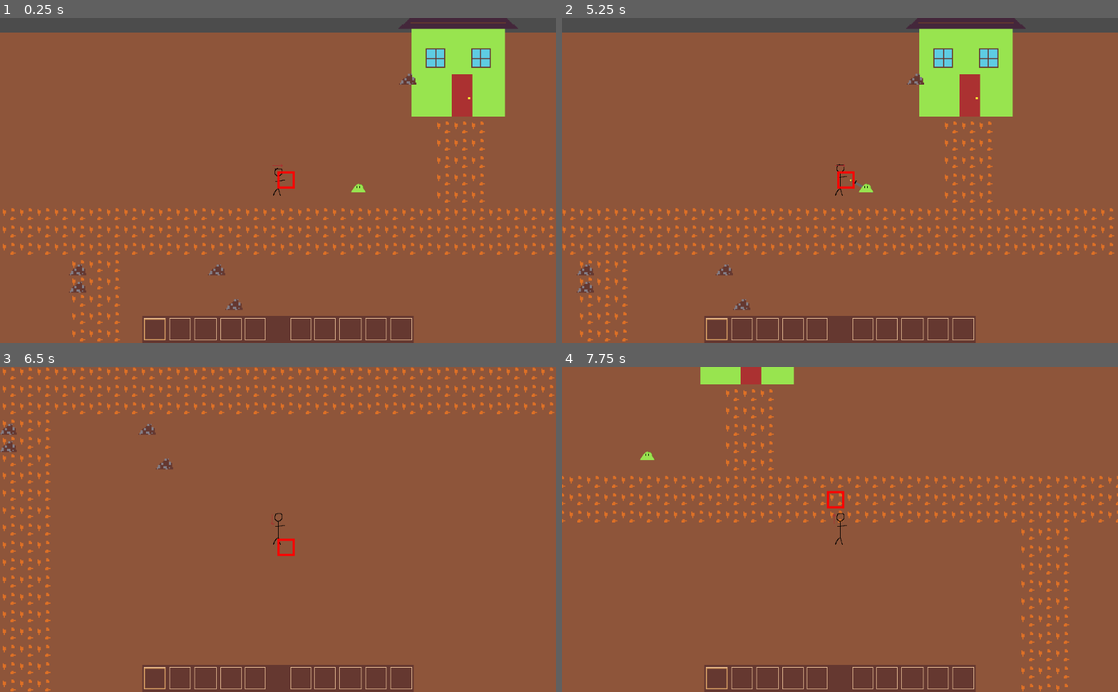
Above: before the commit, frames 1-4 (two rows, left to right).
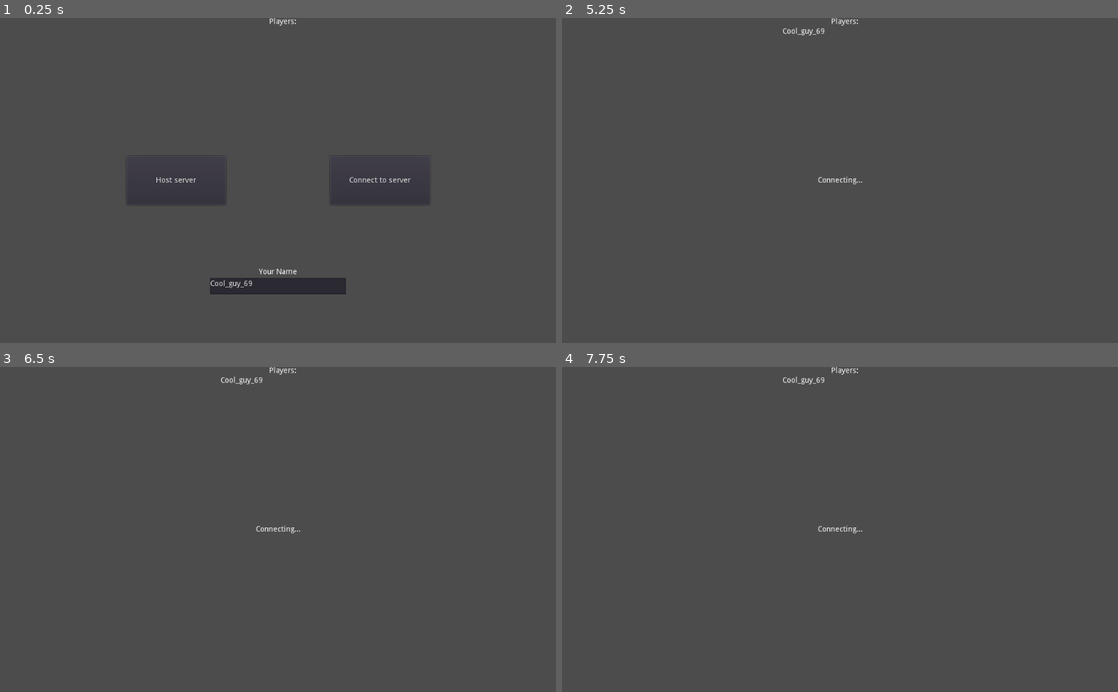
Above: after the commit, the same moments.

Repository: ToxicGLaDOS/cavetown
Game: Godot game, scene res://server_selection.tscn
Two runs of this game, one before a commit and one after it. Both use one fixed random seed, a clock stepped at 60 frames per second and the inputs below. Before the commit the project starts from res://main.tscn.
Inputs (mouse positions are in pixels of both pictures, inside the frame that each line leads up to):
- Up to frame 1 (0.25 s): no input
- Up to frame 2 (5.25 s): click (739, 180) at 0.5 s, where only the run after the commit has a clickable "Host server"; click (906, 193) at 1.25 s, where only the run after the commit has a clickable "Start"; click (906, 193) at 2 s, where only the run after the commit has a clickable "Start"; click (773, 193) at 2.75 s, where only the run after the commit has a clickable "Back"; click (940, 180) at 3.5 s, where only the run after the commit has a clickable "Connect to server"; click (884, 239) at 4.25 s, where only the run after the commit has a clickable "Connect"; tap Enter at 5 s; hold D from 5.03 s (still down); tap E at 5.1 s
- Up to frame 3 (6.5 s): tap Space at 5.27, 5.75, 6.02 s; release D at 5.78 s; hold S from 5.78 s (still down); tap E at 5.85 s
- Up to frame 4 (7.75 s): release S at 6.53 s; hold D 6.53-7.28 s; tap E at 6.6, 7.35 s; hold W from 7.28 s (still down); tap Space at 7.52 s

The runs differ from the first frame. In frame 1, 96% of the frame differs, in the area x 0-100%, y 0-100%; in frame 2, 96%; in frame 3, 100%; in frame 4, 100%.

Commit message:
Get HTML5 multiplayer working, native does not

Diff:
--- a/main.tscn
+++ b/main.tscn
@@ -11,7 +11,6 @@
 [ext_resource path="res://gui/inventory.gd" type="Script" id=9]
 [ext_resource path="res://images/iron_chunk.png" type="Texture" id=10]
 [ext_resource path="res://gui/inventory_icon.tscn" type="PackedScene" id=11]
-[ext_resource path="res://networking_manager.gd" type="Script" id=12]
 
 [sub_resource type="ArrayMesh" id=13]
 
@@ -21,8 +20,7 @@
 [sub_resource type="CurveTexture" id=14]
 curve = SubResource( 12 )
 
-[node name="Node" type="Node"]
-script = ExtResource( 12 )
+[node name="World" type="Node"]
 
 [node name="Ground" parent="." instance=ExtResource( 2 )]
 
@@ -32,12 +30,9 @@
 
 [node name="Player" parent="." instance=ExtResource( 1 )]
 position = Vector2( 336.604, 120.412 )
-scale = Vector2( 0.5, 0.5 )
+collision_layer = 2
 tilemap_path = NodePath("../Ore")
 inventory_path = NodePath("../CanvasLayer/Inventory")
-
-[node name="AnimatedSprite" parent="Player" index="1"]
-frame = 1
 
 [node name="Ore" parent="." instance=ExtResource( 4 )]
 
--- a/networking_manager.gd
+++ b/networking_manager.gd
@@ -3,11 +3,14 @@
 export(NodePath) var players_list_path
 export(NodePath) var server_ui_path
 export(NodePath) var connecting_root_path
-
+export(PackedScene) var main_scene
+export(PackedScene) var player_scene
 
 var players_list: Label
 var server_ui: Node
 var connecting_root: Control
+var server: WebSocketServer
+var peer: NetworkedMultiplayerENet
 
 func _ready():
     get_tree().connect("network_peer_connected", self, "_player_connected")
@@ -21,9 +24,11 @@
 
 # Player info, associate ID to data
 var player_info = {}
+var players_done = []
 
 # Called on both clients and server when a peer connects. Send my info to it.
 func _player_connected(id):
+    print(get_tree().network_peer)
     rpc_id(id, "register_player", get_info())
     print("Player connected! %d" % id)
 
@@ -35,7 +40,7 @@
     print("Connected")
     connecting_root.visible = false
     # Register ourselves
-    register_player(get_info())
+    #register_player(get_info())
 
 # Server kicked us; show error and abort.
 func _server_disconnected():
@@ -48,6 +53,16 @@
 func clear_peers_list():
     players_list.text = ""
 
+func _start_game():
+    server = server_ui.server
+    peer = server_ui.peer
+    # Stop accepting new connections
+    get_tree().set_refuse_new_network_connections(true)
+    rpc("pre_configure_game")
+
+func add_self_to_players():
+    players_list.text += server_ui.get_name() + "\n"
+
 remote func register_player(info):
     print("Registered")
     # Get the id of the RPC sender.
@@ -55,6 +70,63 @@
     # Store the info
     player_info[id] = info
     players_list.text += info.name + "\n"
+    print("player_info", player_info)
+
+remotesync func pre_configure_game():
+    print("start pre_configure_game")
+    get_tree().set_pause(true)
+
+    var selfPeerID = get_tree().get_network_unique_id()
+    print(selfPeerID)
+
+    # Load world
+    var world = main_scene.instance()
+    var root = get_node("/root")
+    root.add_child(world)
+
+    # Load my player
+    var my_player = world.get_node("Player")
+    my_player.set_name(str(selfPeerID))
+    my_player.set_network_master(selfPeerID) # Will be explained later
+
+    # Load other players
+    for p in player_info:
+        var player = player_scene.instance()
+        player.set_name(str(p))
+        player.set_network_master(p) # Will be explained later
+        get_node("/root/World").add_child(player)
+
+    my_player.get_node("Camera2D").current = true
+    # Only clients should call the done_preconfiguring step
+    if not get_tree().is_network_server():
+        # Tell server (remember, server is always ID=1) that this peer is done pre-configuring.
+        # The server can call get_tree().get_rpc_sender_id() to find out who said they were done.
+        print("done preconfig")
+        rpc_id(1, "done_preconfiguring")
+        print("done postpreconfig")
+
+
+remote func done_preconfiguring():
+    var who = get_tree().get_rpc_sender_id()
+    # Here are some checks you can do, for example
+    assert(get_tree().is_network_server())
+    assert(who in player_info) # Exists
+    assert(not who in players_done) # Was not added yet
+
+    players_done.append(who)
+    print("players_done.size() = ", players_done.size(), ", player_info.size() = ", player_info.size())
+    if players_done.size() == player_info.size():
+        rpc("post_configure_game")
+
+remotesync func post_configure_game():
+    print("Post config")
+    # Only the server is allowed to tell a client to unpause
+    if get_tree().get_rpc_sender_id() == 1:
+        get_tree().set_pause(false)
+        # Game starts now!
+        # Destroy the server lobby ui
+        server_ui.queue_free()
+
 
 # Gets the local players info
 func get_info():
--- a/player/player.gd
+++ b/player/player.gd
@@ -14,10 +14,12 @@
 # The distance away from the character that we're hitting
 var hit_position_distance: float
 
+puppet var puppet_pos = Vector2()
+
 enum Direction {UP, LEFT, DOWN, RIGHT}
 
 func _ready():
-    tilemap = get_node(tilemap_path)
+    tilemap = get_node("/root/World/Ore")
     hit_position = get_node(hit_position_path)
     animated_sprite = get_node(animated_sprite_path)
     hit_position_distance = hit_position.position.length()
@@ -25,18 +27,24 @@
 
 # Called every frame. 'delta' is the elapsed time since the previous frame.
 func _process(delta):
-    if Input.is_key_pressed(KEY_W):
-        move_and_slide(Vector2(0, -1) * speed * delta)
-        rotate_character(Direction.UP)
-    if Input.is_key_pressed(KEY_A):
-        move_and_slide(Vector2(-1, 0) * speed * delta)
-        rotate_character(Direction.LEFT)
-    if Input.is_key_pressed(KEY_S):
-        move_and_slide(Vector2(0, 1) * speed * delta)
-        rotate_character(Direction.DOWN)
-    if Input.is_key_pressed(KEY_D):
-        move_and_slide(Vector2(1, 0) * speed * delta)
-        rotate_character(Direction.RIGHT)
+    # Make sure that we only move ourselves
+    if is_network_master():
+        if Input.is_key_pressed(KEY_W):
+            move_and_slide(Vector2(0, -1) * speed * delta)
+            rotate_character(Direction.UP)
+        if Input.is_key_pressed(KEY_A):
+            move_and_slide(Vector2(-1, 0) * speed * delta)
+            rotate_character(Direction.LEFT)
+        if Input.is_key_pressed(KEY_S):
+            move_and_slide(Vector2(0, 1) * speed * delta)
+            rotate_character(Direction.DOWN)
+        if Input.is_key_pressed(KEY_D):
+            move_and_slide(Vector2(1, 0) * speed * delta)
+            rotate_character(Direction.RIGHT)
+        rset("puppet_pos", position)
+    else:
+        position = puppet_pos
+
 
 func rotate_character(direction):
     if direction == Direction.UP:
@@ -66,7 +74,7 @@
 
 # Called by an item to tell the player to pick it up
 func pickup_item(item_stack):
-    get_node(inventory_path).add_item(item_stack)
+    get_node("/root/World/CanvasLayer/Inventory").add_item(item_stack)
 
 func swing_sword():
     get_node(sword_path).set_process(true)
--- a/player/player.tscn
+++ b/player/player.tscn
@@ -63,6 +63,7 @@
 } ]
 
 [node name="KinematicBody2D" type="KinematicBody2D" groups=["player"]]
+scale = Vector2( 0.5, 0.5 )
 script = ExtResource( 3 )
 hit_position_path = NodePath("Position2D")
 sword_path = NodePath("Position2D/Sprite")
@@ -75,6 +76,7 @@
 [node name="AnimatedSprite" type="AnimatedSprite" parent="."]
 frames = SubResource( 10 )
 animation = "right"
+frame = 1
 speed_scale = 0.2
 playing = true
 
--- a/project.godot
+++ b/project.godot
@@ -13,15 +13,21 @@
 "class": "ItemStack",
 "language": "GDScript",
 "path": "res://items/item_stack.gd"
+}, {
+"base": "MultiplayerAPI",
+"class": "MyMultiplayer",
+"language": "GDScript",
+"path": "res://custom_muliplayer_api.gd"
 } ]
 _global_script_class_icons={
-"ItemStack": ""
+"ItemStack": "",
+"MyMultiplayer": ""
 }
 
 [application]
 
 config/name="cavetown"
-run/main_scene="res://main.tscn"
+run/main_scene="res://server_selection.tscn"
 
 [global]
 
--- a/server_selection.tscn
+++ b/server_selection.tscn
@@ -1,7 +1,9 @@
-[gd_scene load_steps=3 format=2]
+[gd_scene load_steps=5 format=2]
 
 [ext_resource path="res://server_ui_manager.gd" type="Script" id=1]
 [ext_resource path="res://networking_manager.gd" type="Script" id=2]
+[ext_resource path="res://main.tscn" type="PackedScene" id=3]
+[ext_resource path="res://player/player.tscn" type="PackedScene" id=4]
 
 [node name="Control" type="CanvasLayer"]
 script = ExtResource( 1 )
@@ -13,7 +15,7 @@
 back_button_path = NodePath("ReferenceRect/HostingGui/ButtonsHBox/BackButton")
 ip_address_input_path = NodePath("ReferenceRect/ConnectGui/InputsHBox/IpAddressVBox/IpAddressInput")
 name_input_root_path = NodePath("ReferenceRect/NameVBox")
-network_manager_path = NodePath("Node")
+network_manager_path = NodePath("NetworkManager")
 connecting_root_path = NodePath("ReferenceRect/ConnectingVBox")
 
 [node name="ReferenceRect" type="ReferenceRect" parent="."]
@@ -311,14 +313,17 @@
 align = 1
 valign = 1
 
-[node name="Node" type="Node" parent="."]
+[node name="NetworkManager" type="Node" parent="."]
 script = ExtResource( 2 )
 players_list_path = NodePath("../ReferenceRect/PlayersListVBox/PlayersListLabel")
 server_ui_path = NodePath("..")
 connecting_root_path = NodePath("../ReferenceRect/ConnectingVBox")
+main_scene = ExtResource( 3 )
+player_scene = ExtResource( 4 )
 
 [connection signal="pressed" from="ReferenceRect/HBoxContainer/HostButton" to="." method="_on_host_button_pressed"]
 [connection signal="pressed" from="ReferenceRect/HBoxContainer/ConnectToServerButton" to="." method="_on_connect_to_server_button_pressed"]
 [connection signal="pressed" from="ReferenceRect/ConnectGui/ButtonsHBox/BackButton" to="." method="_on_back_button_pressed"]
 [connection signal="pressed" from="ReferenceRect/ConnectGui/ButtonsHBox/ConnectButton" to="." method="_on_connect_button_pressed"]
 [connection signal="pressed" from="ReferenceRect/HostingGui/ButtonsHBox/BackButton" to="." method="_on_back_button_pressed"]
+[connection signal="pressed" from="ReferenceRect/HostingGui/ButtonsHBox/Button" to="NetworkManager" method="_start_game"]
--- a/server_ui_manager.gd
+++ b/server_ui_manager.gd
@@ -23,6 +23,9 @@
 var name_input_root: Control
 var network_manager: Node
 var connecting_root: Control
+var server: WebSocketServer
+var client: WebSocketClient
+var peer: NetworkedMultiplayerENet
 
 const SERVER_PORT = 42069
 const MAX_PLAYERS = 4
@@ -40,6 +43,14 @@
     network_manager = get_node(network_manager_path)
     connecting_root = get_node(connecting_root_path)
 
+func _process(delta):
+    if server != null:
+        if server.is_listening():
+            server.poll()
+    if client != null:
+        if client.get_connection_status() == NetworkedMultiplayerPeer.CONNECTION_CONNECTED or client.get_connection_status() == NetworkedMultiplayerPeer.CONNECTION_CONNECTING:
+            client.poll()
+
 func _on_host_button_pressed():
     print("Pressed host")
     host_info_root.visible = true
@@ -47,22 +58,38 @@
     host_button.visible = false
     connect_to_server_button.visible = false
     name_input_root.visible = false
-    # Register ourselves
-    network_manager.register_player({name = get_name()})
-    var peer = NetworkedMultiplayerENet.new()
+    network_manager.add_self_to_players()
+
+    server = WebSocketServer.new()
+    server.listen(SERVER_PORT, PoolStringArray(), true)
+    get_tree().set_network_peer(server)
+
+    peer = NetworkedMultiplayerENet.new()
     peer.create_server(SERVER_PORT, MAX_PLAYERS)
-    get_tree().network_peer = peer
+    #get_tree().set_network_peer(peer)
+    #server.connect("network_peer_connected", self, "foo")
+
+func foo():
+    print("OMGOMODMOGMOGMOMGOMGOMGO")
 
 func _on_connect_button_pressed():
     connect_to_server_button.visible = false
     connect_gui_root.visible = false
     name_input_root.visible = false
     connecting_root.visible = true
+    network_manager.add_self_to_players()
 
     var ip_address = ip_address_input.text
-    var peer = NetworkedMultiplayerENet.new()
-    peer.create_client(ip_address, SERVER_PORT)
-    get_tree().network_peer = peer
+    if OS.get_name() == "HTML5":
+        var url = "ws://" + ip_address + ":" + SERVER_PORT as String
+        client = WebSocketClient.new()
+        var error = client.connect_to_url(url, PoolStringArray(), true)
+        get_tree().network_peer = client
+        print(error)
+    else:
+        var peer = NetworkedMultiplayerENet.new()
+        peer.create_client(ip_address, SERVER_PORT)
+        get_tree().network_peer = peer
 
 func _on_connect_to_server_button_pressed():
     print("Pressed connect")
Not shown: 1 places in main.tscn that only renumber resources
